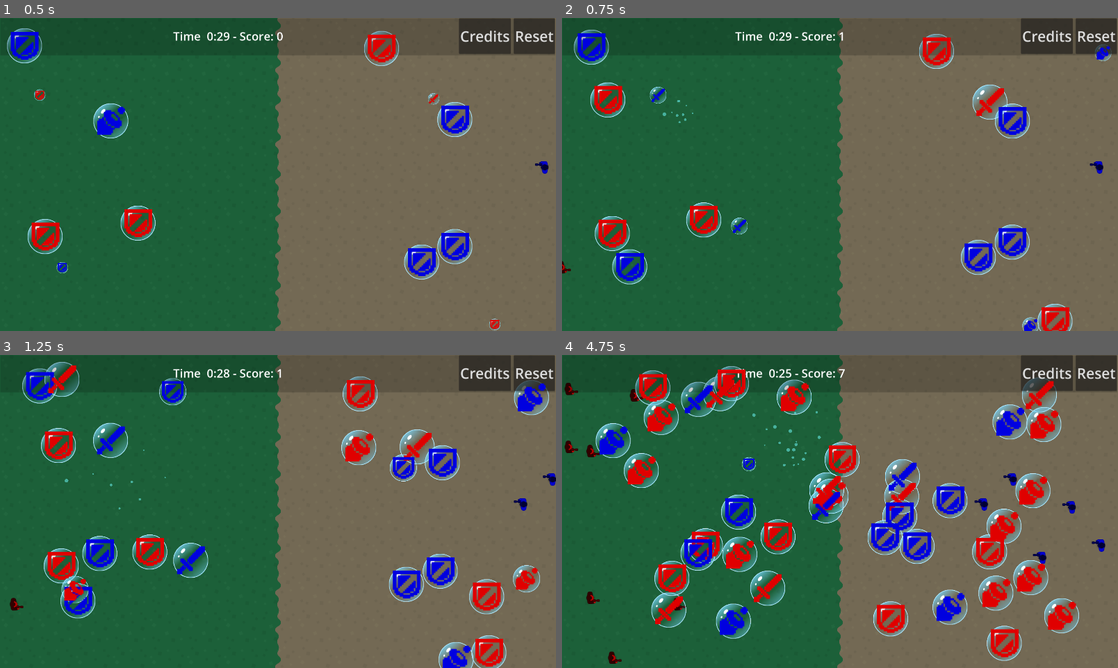
Above: before the commit, frames 1-4 (two rows, left to right).
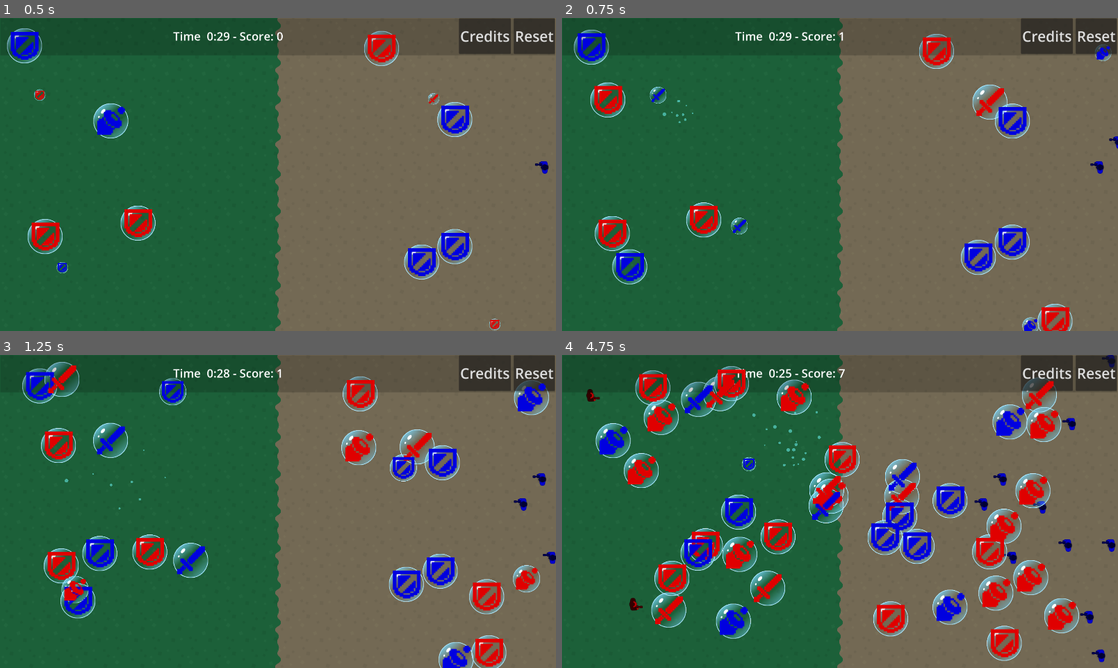
Above: after the commit, the same moments.

Repository: pkasprzyk/ggj2025
Game: Godot game, scene res://main.tscn
Two runs of this game, one before a commit and one after it. Both use one fixed random seed, a clock stepped at 60 frames per second and the inputs below.
Inputs (mouse positions are in pixels of both pictures, inside the frame that each line leads up to):
- Up to frame 1 (0.5 s): no input
- Up to frame 2 (0.75 s): move the mouse to (673, 121) at 0.52 s; click (673, 121) at 0.67 s
- Up to frame 3 (1.25 s): no input
- Up to frame 4 (4.75 s): move the mouse to (600, 386) at 1.27 s; click (600, 386) at 1.42 s; move the mouse to (639, 455) at 2.02 s; click (639, 455) at 2.17 s; move the mouse to (712, 473) at 2.77 s; click (712, 473) at 2.92 s; move the mouse to (645, 408) at 3.52 s; click (645, 408) at 3.67 s; move the mouse to (789, 445) at 4.27 s; click (789, 445) at 4.42 s

Frame 1 is identical in both runs. In frame 2, less than 0.1% of the frame differs, in the area x 0-100%, y 37-82%; in frame 3, 0.2%; in frame 4, 1.2%, in the area x 0-100%, y 0-99%.

Commit message:
spawn based on color

Diff:
--- a/game_state.gd
+++ b/game_state.gd
@@ -72,9 +72,12 @@
 	timer = MATCH_TIME
 
 
-func bubble_popped() -> void:
+func bubble_popped( bubble: Bubble) -> void:
 	increment_score(1)
-	player_left_base.spawn_unit(PlayerSide.PLAYER_LEFT)
+	if bubble.side == SIDE_LEFT:
+		player_left_base.spawn_unit(bubble.side)
+	else :
+		player_right_base.spawn_unit(bubble.side)
 
 
 func increment_score(value: int) -> void:
--- a/objects/bubble/bubble.gd
+++ b/objects/bubble/bubble.gd
@@ -1,7 +1,12 @@
+class_name Bubble
 extends Node2D
 
 
 var target: Vector2 = Vector2.ZERO
+
+@export var  side: GAME_STATE.PlayerSide
+@export var  type: GAME_STATE.BubbleType
+
 
 @export var  phase = 0
 @export var  speed = 100
@@ -12,6 +17,8 @@
 @onready var animated_sprite: AnimationPlayer = $AnimationPlayer
 @onready var icon_BG : Sprite2D = $Bubbles/IconBG
 @onready var icon : Sprite2D = $Bubbles/IconBG/Icon
+
+
 
 static var icon_shield = load("res://icons/IconGodotNode/node/icon_shield.png")
 static var icon_sword = load("res://icons/IconGodotNode/node/icon_sword.png")
@@ -30,7 +37,9 @@
 	phase = randf_range(0, 2 * PI)
 
 
-func initialize(start_pos: Vector2, new_target: Vector2, side : GAME_STATE.PlayerSide, type : GAME_STATE.BubbleType) -> void:
+func initialize(start_pos: Vector2, new_target: Vector2, new_side : GAME_STATE.PlayerSide, new_type : GAME_STATE.BubbleType) -> void:
+	side = new_side
+	type = new_type
 	global_position = start_pos
 	target = new_target
 	icon.texture = icons[type]
@@ -57,7 +66,7 @@
 	var touch = event as InputEventScreenTouch
 	if touch:
 		spawn_pop()
-		GAME_STATE.bubble_popped()
+		GAME_STATE.bubble_popped(self)
 		queue_free()
 
 
